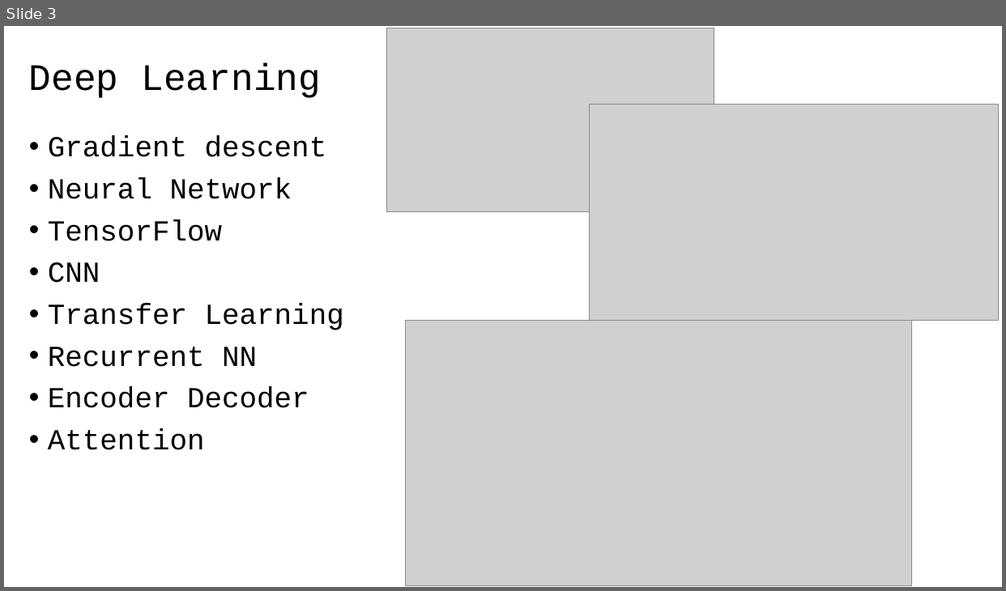
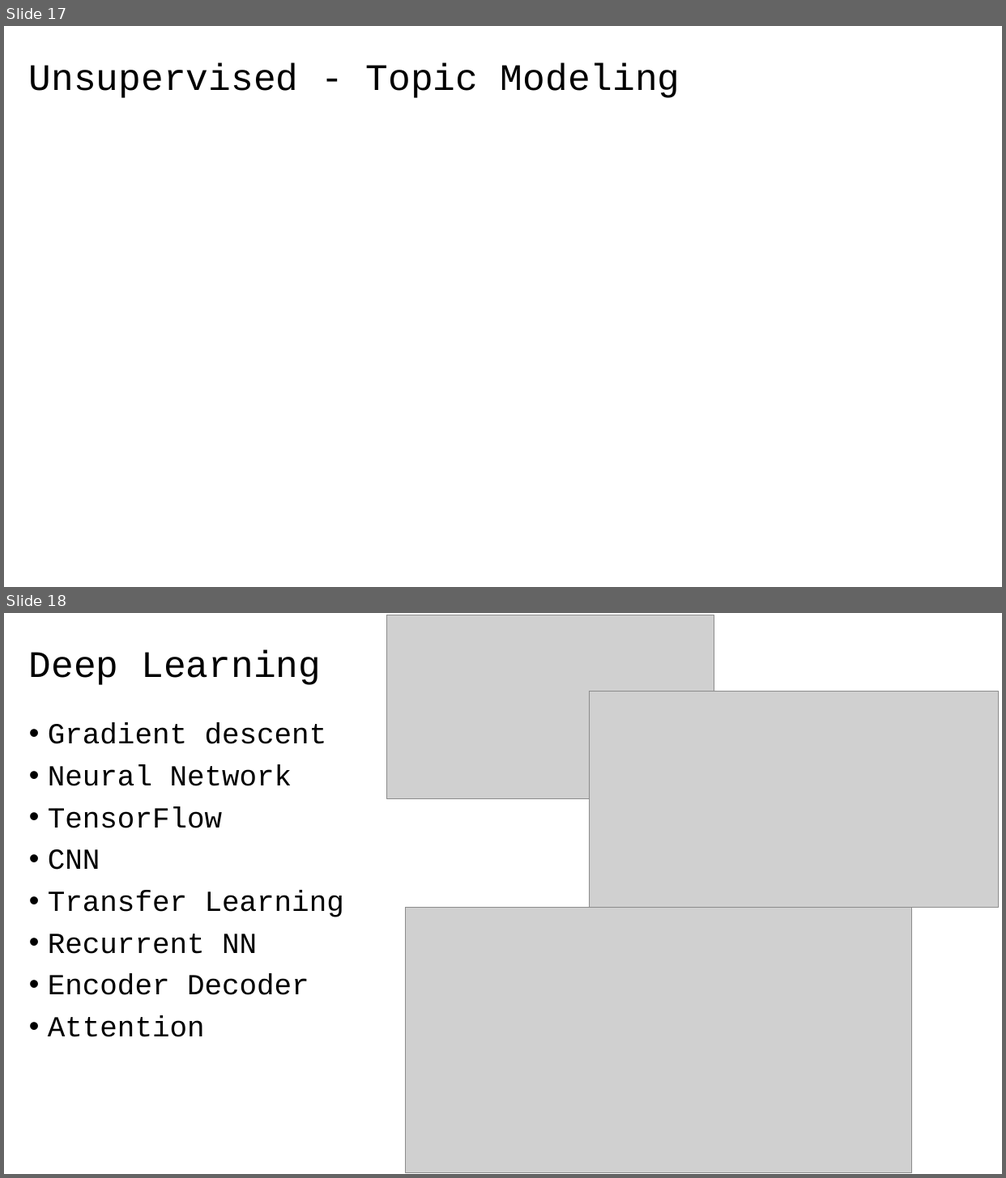
Before and after one commit to 40tude/fullstack_mars_2024, a slide deck: 12_assets/course_review.pptx. Shown one above the other, each under a label of ours: slide 3 before the commit, slides 17 and 18 after it. The pictures are 1006x591 and 1006x1178 pixels, drawn with LibreOffice and Linux fonts; fonts in the diff are those of the drawing; grey boxes stand for pictures. Boxes give left, top, right and bottom in pixels: in the first picture for what was removed or moved away, otherwise in the second. Text is boxed around its words. In the diff, an @@ line names an element or a change of style, - is before the commit and + after.

```diff
--- a/12_assets/course_review.pptx
+++ b/12_assets/course_review.pptx
@@ slide 17 added at [4,26,1002,587], background #FFFFFF @@
@@ title added at [29,63,680,98], 36 pt, text #000000 @@
+Unsupervised - Topic Modeling
@@ what was slide 3 is now slide 18 @@
```
Also in this commit, not shown: 12 slides changed, 15 other slides added, 1 slide removed, 18 other files.
